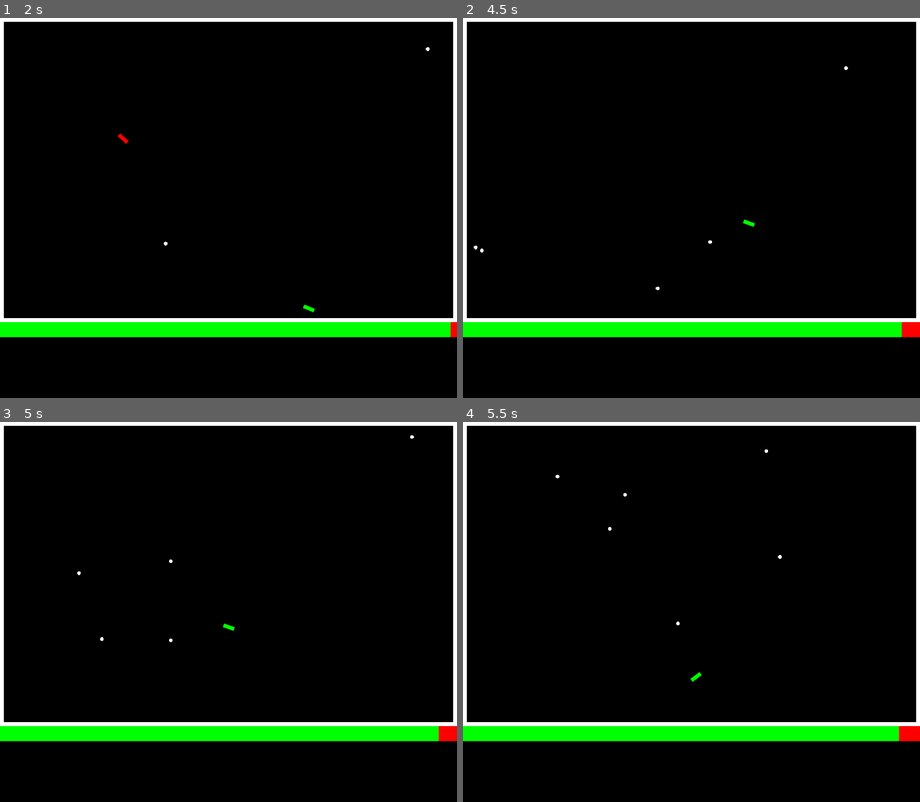
Above: before the commit, frames 1-4 (two rows, left to right).
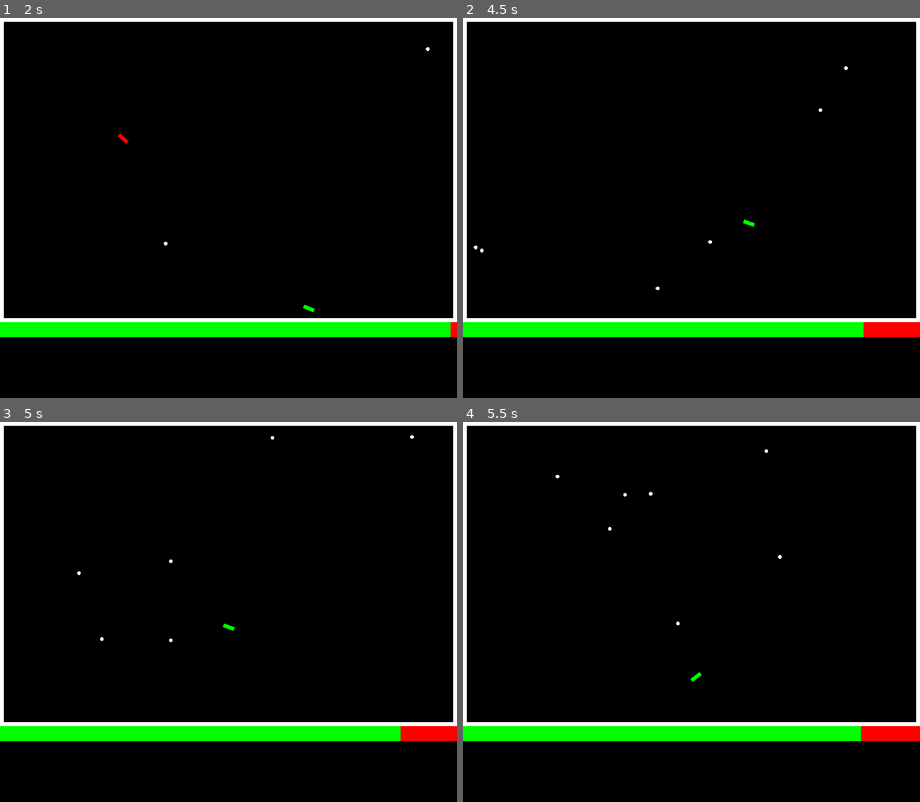
Above: after the commit, the same moments.

Repository: Christmas-Missionary/The-Last-Hexagon
Game: Godot game, scene res://src/main.tscn
Same seed, same stepped clock (60 frames per second), same inputs: the game is played once before the commit and once after it.
Inputs (mouse positions are in pixels of both pictures, inside the frame that each line leads up to):
- Up to frame 1 (2 s): tap Enter at 0.5 s; move the mouse to (329, 189) at 0.52 s; press the mouse at (329, 189) at 0.53 s; hold Right (right) 0.53-1.28 s; tap Space at 1.25 s; move the mouse to (137, 227) at 1.27 s; release the mouse at (137, 227) at 1.28 s; hold Down (down) from 1.28 s (still down); click (137, 227) at 1.35 s
- Up to frame 2 (4.5 s): tap Enter at 2 s; move the mouse to (737, 124) at 2.02 s; release Down (down) at 2.03 s; press the mouse at (737, 124) at 2.03 s; hold Right (right) 2.03-2.78 s; move the mouse to (668, 284) at 2.77 s; release the mouse at (668, 284) at 2.78 s; hold Up (up) 2.78-3.53 s; click (668, 284) at 2.85 s; move the mouse to (828, 265) at 3.52 s; press the mouse at (828, 265) at 3.53 s; hold Left (left) from 3.53 s (still down); tap Space at 4.25 s; move the mouse to (554, 151) at 4.27 s; release the mouse at (554, 151) at 4.28 s; click (554, 151) at 4.35 s
- Up to frame 3 (5 s): keep holding Left (left)
- Up to frame 4 (5.5 s): move the mouse to (714, 612) at 5.02 s; release Left (left) at 5.03 s; press the mouse at (714, 612) at 5.03 s; hold Down (down) from 5.03 s (still down)

Frame 1 is identical in both runs. In frame 2, 0.3% of the frame differs, in the area x 77-96%, y 23-85%; in frame 3, 0.3%; in frame 4, 0.4%, in the area x 40-96%, y 18-85%.

Commit message:
Squares can shoot now

Diff:
--- a/src/square.gd
+++ b/src/square.gd
@@ -8,6 +8,10 @@
 const _DOWNRIGHT_BOUND: Vector2 = Vector2(1200, 800) - _UPLEFT_BOUND
 
 @onready var _player: = $/root/Main/Player as Node2D
+@onready var gun: = $Gun as Node2D
+
+func _spawn(pos: Vector2) -> void:
+	position = pos
 
 func _physics_process(delta: float) -> void:
 	var direction: Vector2 = (_player.position - global_position).normalized()
@@ -23,3 +27,8 @@
 func _hit_player(body: CharacterBody2D) -> void:
 	if body is Player:
 		(body as Player).energy -= 100
+
+func _shoot() -> void:
+	var bullet: = Preload.BULLET.instantiate() as Bullet
+	add_sibling(bullet, true)
+	bullet.spawn(position, Vector2.RIGHT.rotated(gun.rotation))
--- a/src/square.tscn
+++ b/src/square.tscn
@@ -12,10 +12,10 @@
 [node name="CollisionShape2D" type="CollisionShape2D" parent="."]
 shape = SubResource("RectangleShape2D_gatum")
 
-[node name="PlayerGun" type="Sprite2D" parent="."]
+[node name="Gun" type="Sprite2D" parent="."]
 script = ExtResource("2_eakt4")
 
-[node name="Placeholder" type="ColorRect" parent="PlayerGun"]
+[node name="Placeholder" type="ColorRect" parent="Gun"]
 anchors_preset = 11
 anchor_left = 1.0
 anchor_right = 1.0
@@ -31,5 +31,11 @@
 color = Color(1, 0, 0, 1)
 metadata/_edit_use_anchors_ = true
 
+[node name="ShootTimer" type="Timer" parent="."]
+process_callback = 0
+wait_time = 2.0
+autostart = true
+
 [connection signal="area_entered" from="." to="." method="_get_hit"]
 [connection signal="body_entered" from="." to="." method="_hit_player"]
+[connection signal="timeout" from="ShootTimer" to="." method="_shoot"]
